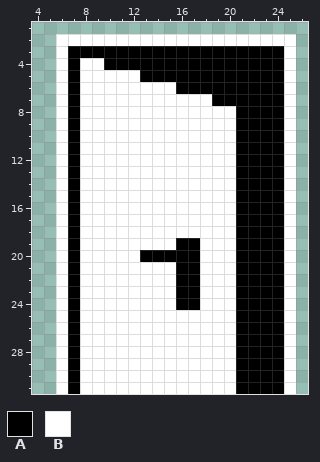
Pixel-art sprite, stored at icons/Tuer2_Offen.png. The picture above is the old version.
The file is 32x32 pixels. Shown: x 4..26, y 1..31.
Palette (. is transparent): A #000000  B #ffffff
After:
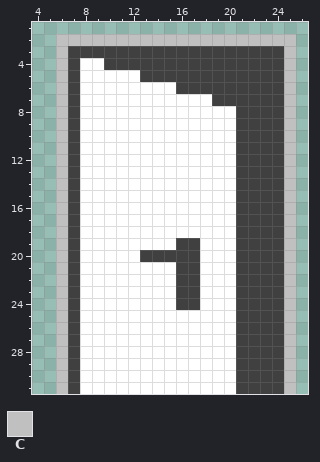
Colours new in this view: C #c0c0c0
Diff:
{"colour":"A","old":"#000000","new":"#404040"}
{"y":2,"x":6,"old":"BBBBBBBBBBBBBBBBBBBB","new":"CCCCCCCCCCCCCCCCCCCC"}
{"y":3,"x":6,"old":"B","new":"C"}
{"y":3,"x":25,"old":"B","new":"C"}
{"y":4,"x":6,"old":"B","new":"C"}
{"y":4,"x":25,"old":"B","new":"C"}
{"y":5,"x":6,"old":"B","new":"C"}
{"y":5,"x":25,"old":"B","new":"C"}
{"y":6,"x":6,"old":"B","new":"C"}
{"y":6,"x":25,"old":"B","new":"C"}
{"y":7,"x":6,"old":"B","new":"C"}
{"y":7,"x":25,"old":"B","new":"C"}
{"y":8,"x":6,"old":"B","new":"C"}
{"y":8,"x":25,"old":"B","new":"C"}
{"y":9,"x":6,"old":"B","new":"C"}
{"y":9,"x":25,"old":"B","new":"C"}
{"y":10,"x":6,"old":"B","new":"C"}
{"y":10,"x":25,"old":"B","new":"C"}
{"y":11,"x":6,"old":"B","new":"C"}
{"y":11,"x":25,"old":"B","new":"C"}
{"y":12,"x":6,"old":"B","new":"C"}
{"y":12,"x":25,"old":"B","new":"C"}
{"y":13,"x":6,"old":"B","new":"C"}
{"y":13,"x":25,"old":"B","new":"C"}
{"y":14,"x":6,"old":"B","new":"C"}
{"y":14,"x":25,"old":"B","new":"C"}
{"y":15,"x":6,"old":"B","new":"C"}
{"y":15,"x":25,"old":"B","new":"C"}
{"y":16,"x":6,"old":"B","new":"C"}
{"y":16,"x":25,"old":"B","new":"C"}
{"y":17,"x":6,"old":"B","new":"C"}
{"y":17,"x":25,"old":"B","new":"C"}
{"y":18,"x":6,"old":"B","new":"C"}
{"y":18,"x":25,"old":"B","new":"C"}
{"y":19,"x":6,"old":"B","new":"C"}
{"y":19,"x":25,"old":"B","new":"C"}
{"y":20,"x":6,"old":"B","new":"C"}
{"y":20,"x":25,"old":"B","new":"C"}
{"y":21,"x":6,"old":"B","new":"C"}
{"y":21,"x":25,"old":"B","new":"C"}
{"y":22,"x":6,"old":"B","new":"C"}
{"y":22,"x":25,"old":"B","new":"C"}
{"y":23,"x":6,"old":"B","new":"C"}
{"y":23,"x":25,"old":"B","new":"C"}
{"y":24,"x":6,"old":"B","new":"C"}
{"y":24,"x":25,"old":"B","new":"C"}
{"y":25,"x":6,"old":"B","new":"C"}
{"y":25,"x":25,"old":"B","new":"C"}
{"y":26,"x":6,"old":"B","new":"C"}
{"y":26,"x":25,"old":"B","new":"C"}
{"y":27,"x":6,"old":"B","new":"C"}
{"y":27,"x":25,"old":"B","new":"C"}
{"y":28,"x":6,"old":"B","new":"C"}
{"y":28,"x":25,"old":"B","new":"C"}
{"y":29,"x":6,"old":"B","new":"C"}
{"y":29,"x":25,"old":"B","new":"C"}
{"y":30,"x":6,"old":"B","new":"C"}
{"y":30,"x":25,"old":"B","new":"C"}
{"y":31,"x":6,"old":"B","new":"C"}
{"y":31,"x":25,"old":"B","new":"C"}
{"label":"changed","picture_box":[56,34,296,394]}
